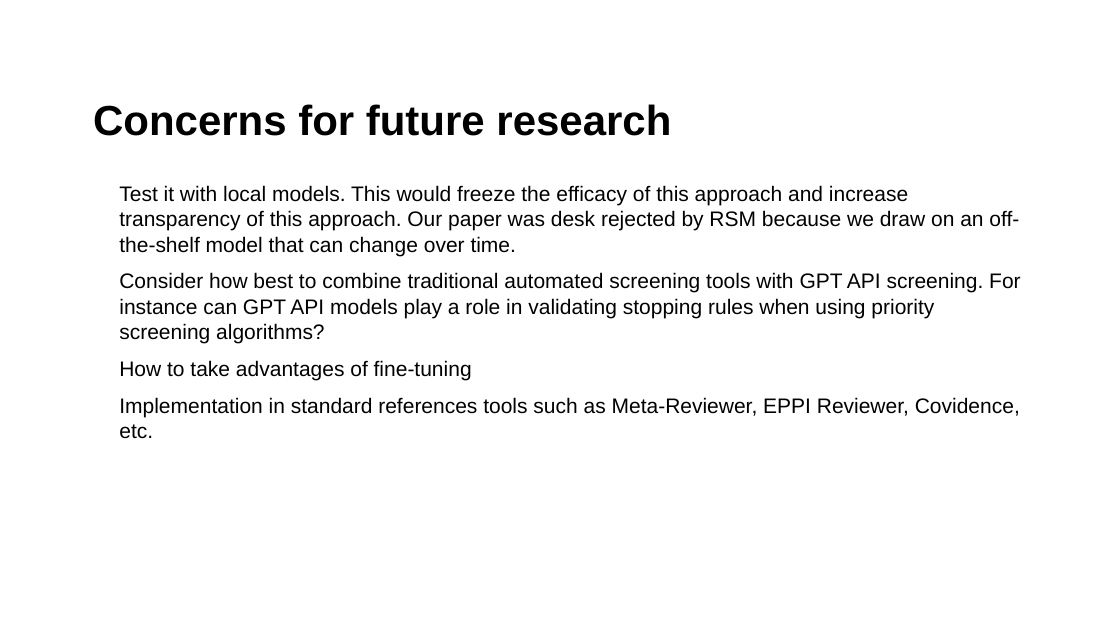
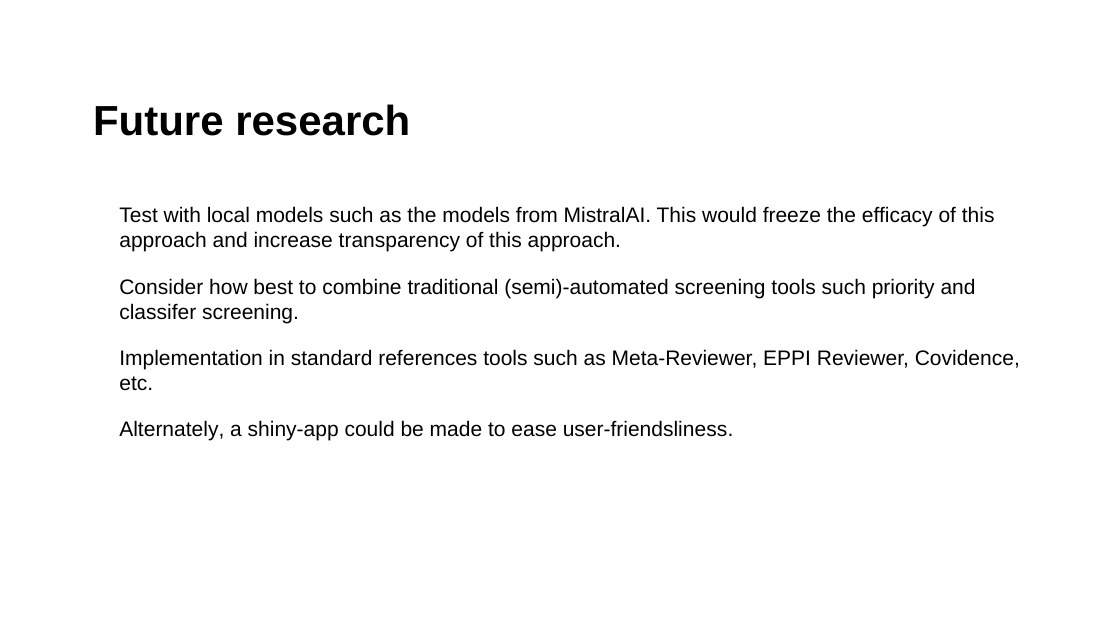
Before and after one commit to MikkelVembye/SRMA-SIG-presentation, a slide deck: slide 12 of SRMA SIG presentation 2024 .potx.pptx. Drawn at 1120x630 pixels with LibreOffice and Linux fonts; fonts in the diff are those of the drawing; background and template pictures are left out. Boxes give left, top, right and bottom in pixels: in the first picture for what was removed or moved away, otherwise in the second. Text is boxed around its words. In the diff, an @@ line names an element or a change of style, - is before the commit and + after.

Commit message:
BU 1214

```diff
--- a/SRMA SIG presentation 2024 .potx.pptx
+++ b/SRMA SIG presentation 2024 .potx.pptx
@@ title at <box>93,104,410,136</box>: text changed @@
-Concerns for future research
+Future research
@@ text "Test with local models such ...": place and size @@
-text "Test with local models such ..." at <box>119,185,1020,439</box>
+text "Test with local models such ..." at <box>119,206,1020,441</box>
@@ text at <box>119,206,995,323</box>: text changed @@
-• Test it with local models. This would freeze the efficacy of this approach and increase transparency of this approach. Our paper was desk rejected by RSM because we draw on an off-the-shelf model that can change over time.
-• Consider how best to combine traditional automated screening tools with GPT API screening. For instance can GPT API models play a role in validating stopping rules when using priority screening algorithms?
-• How to take advantages of fine-tuning
+• Test with local models such as the models from MistralAI. This would freeze the efficacy of this approach and increase transparency of this approach.
+• Consider how best to combine traditional (semi)-automated screening tools such priority and classifer screening.
@@ text at <box>119,349,1020,391</box>: more space between paragraphs @@
@@ text at <box>119,420,734,441</box>: paragraph added @@
+• Alternately, a shiny-app could be made to ease user-friendsliness.
```
Also in this commit, not shown: 8 other slides changed, 2 slides added, 1 slide removed.
